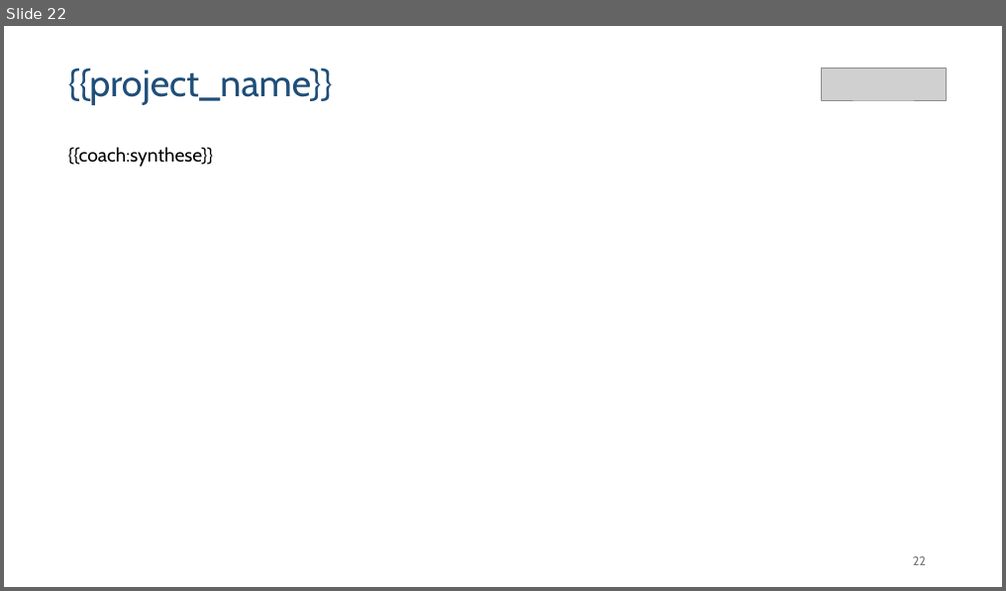
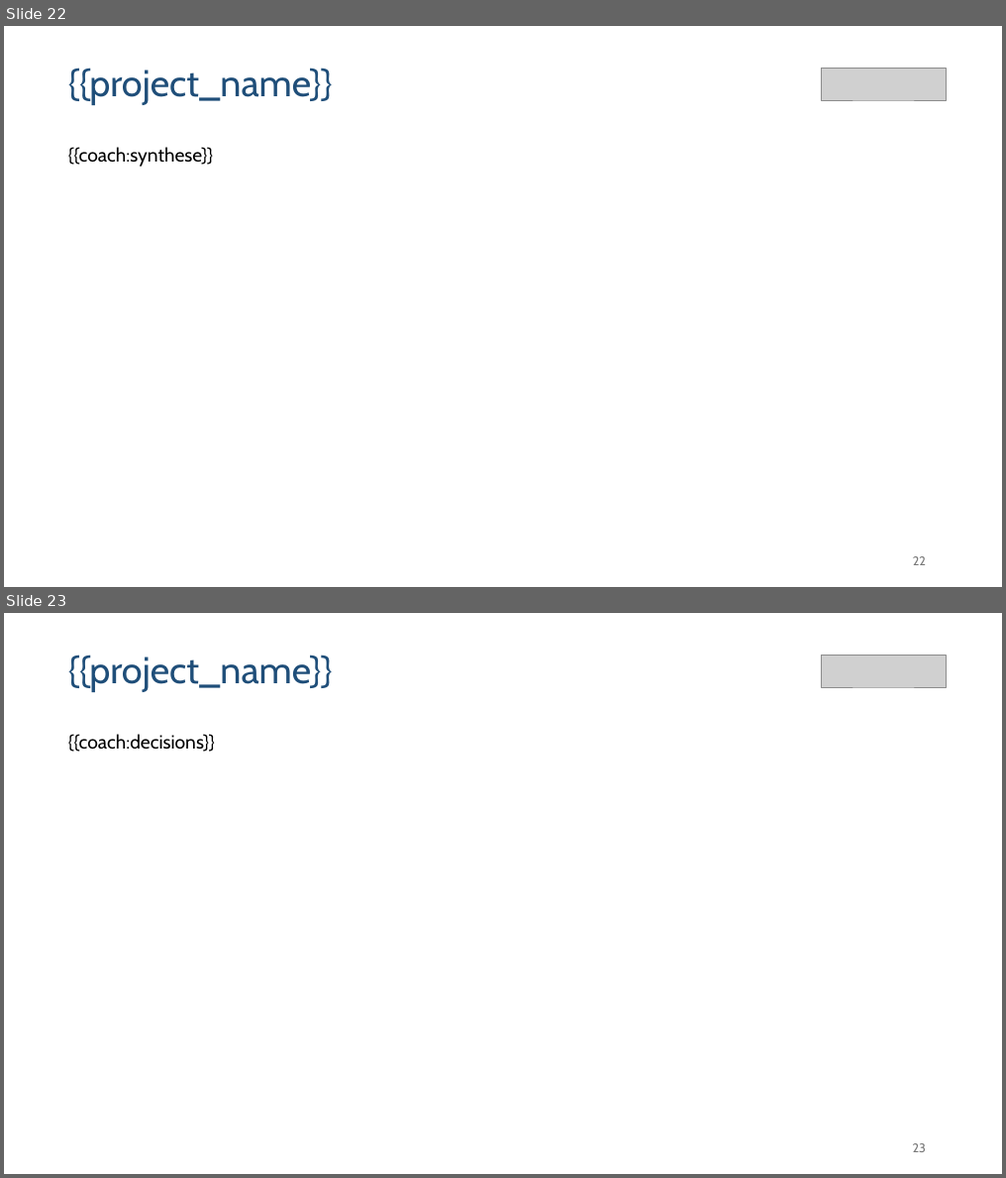
Before and after one commit to gbrieux/coach-jira, a slide deck: skills/jira-report/scaffold/template.pptx. Shown one above the other, each under a label of ours: slide 22 before the commit, slides 22 and 23 after it. The pictures are 1006x591 and 1006x1178 pixels, drawn with LibreOffice and Linux fonts; fonts in the diff are those of the drawing; grey boxes stand for pictures. Boxes give left, top, right and bottom in pixels: in the first picture for what was removed or moved away, otherwise in the second. Text is boxed around its words. In the diff, an @@ line names an element or a change of style, - is before the commit and + after.

Commit message:
fix coach prompt

```diff
--- a/skills/jira-report/scaffold/template.pptx
+++ b/skills/jira-report/scaffold/template.pptx
@@ slide 23 added at (4,613,1002,1174), background #FFFFFF @@
@@ text added at (68,655,333,692), 36 pt, text #1F4E79 @@
+{{project_name}}
@@ picture added at (821,655,945,688) @@
@@ text added at (68,734,215,752), 18.3 pt, text #000000 @@
+{{coach:decisions}}
@@ text added at (913,1144,926,1153), 12 pt, text #797979 @@
+23
```
Also in this commit, not shown: 13 other files.
